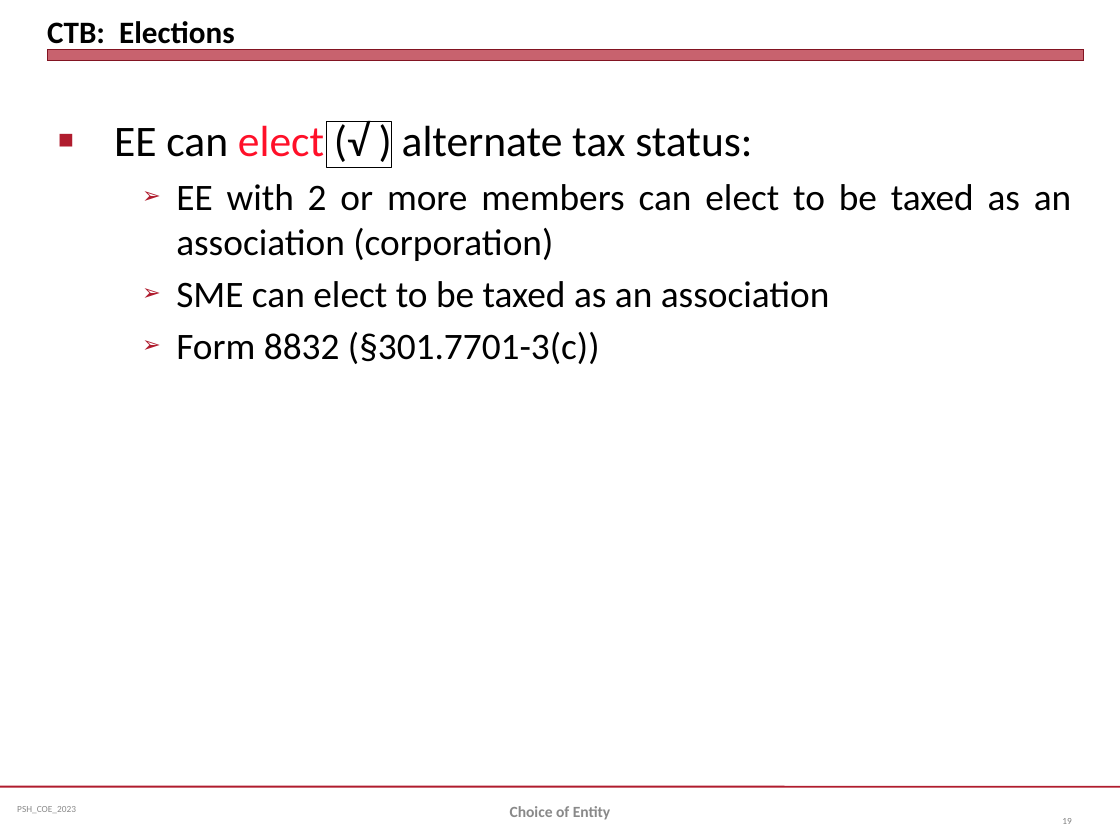
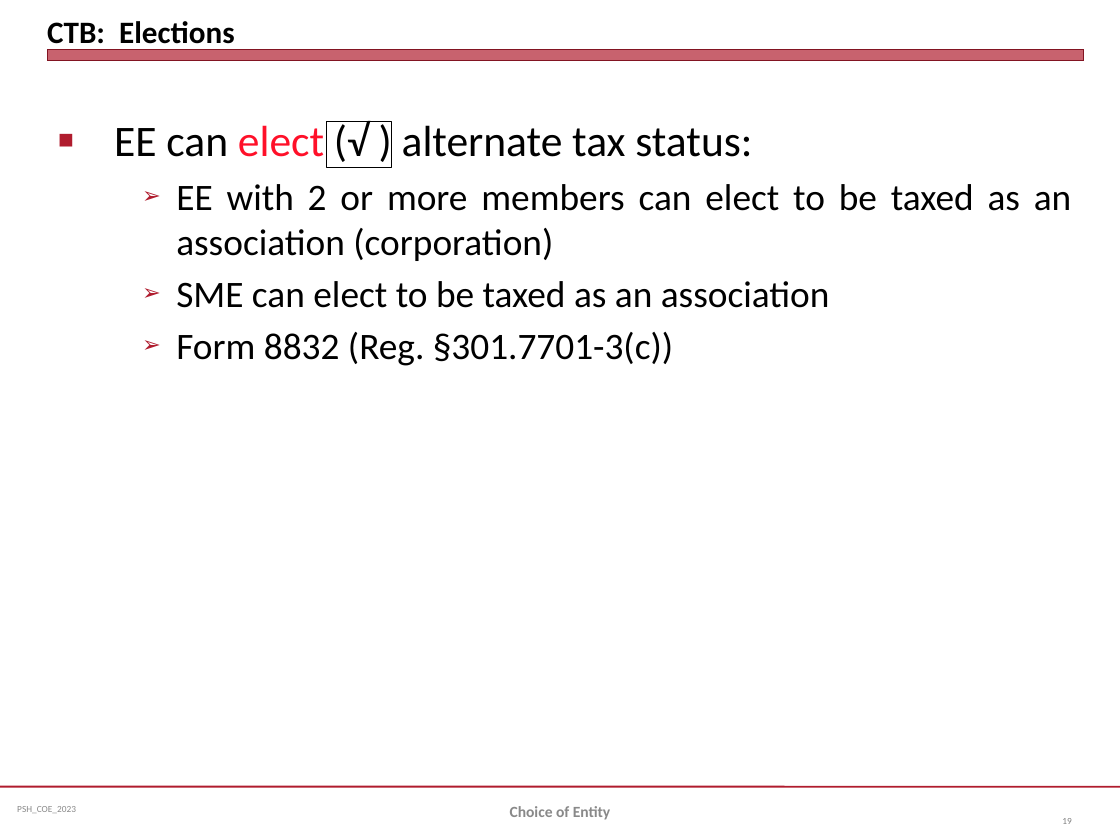
Before and after one commit to jmc877/Partnership-Tax, a slide deck: slide 19 of slides/PSH_COEntity_2023.pptx. Drawn at 1120x840 pixels with LibreOffice and Linux fonts; fonts in the diff are those of the drawing. Boxes give left, top, right and bottom in pixels: in the first picture for what was removed or moved away, otherwise in the second. Text is boxed around its words. In the diff, an @@ line names an element or a change of style, - is before the commit and + after.

```diff
--- a/slides/PSH_COEntity_2023.pptx
+++ b/slides/PSH_COEntity_2023.pptx
@@ text at [176,332,673,366]: text changed @@
-  ➢ Form 8832 (§301.7701-3(c))
+  ➢ Form 8832 (Reg. §301.7701-3(c))
```
Also in this commit, not shown: 4 other slides changed, 5 other files.
